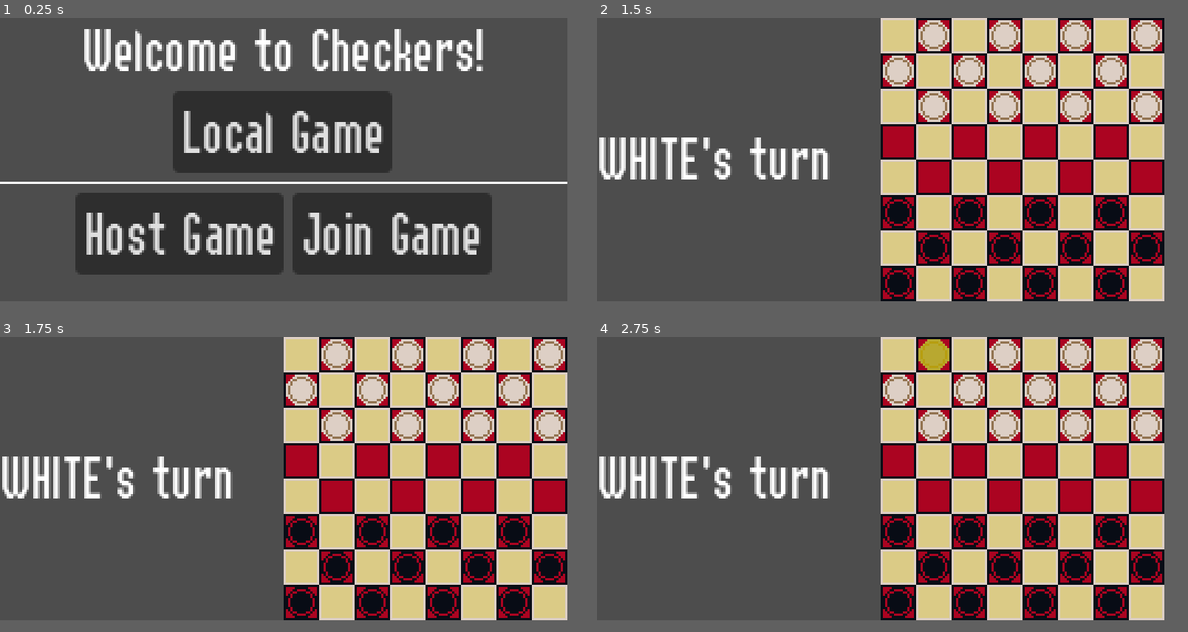
Above: before the commit, frames 1-4 (two rows, left to right).
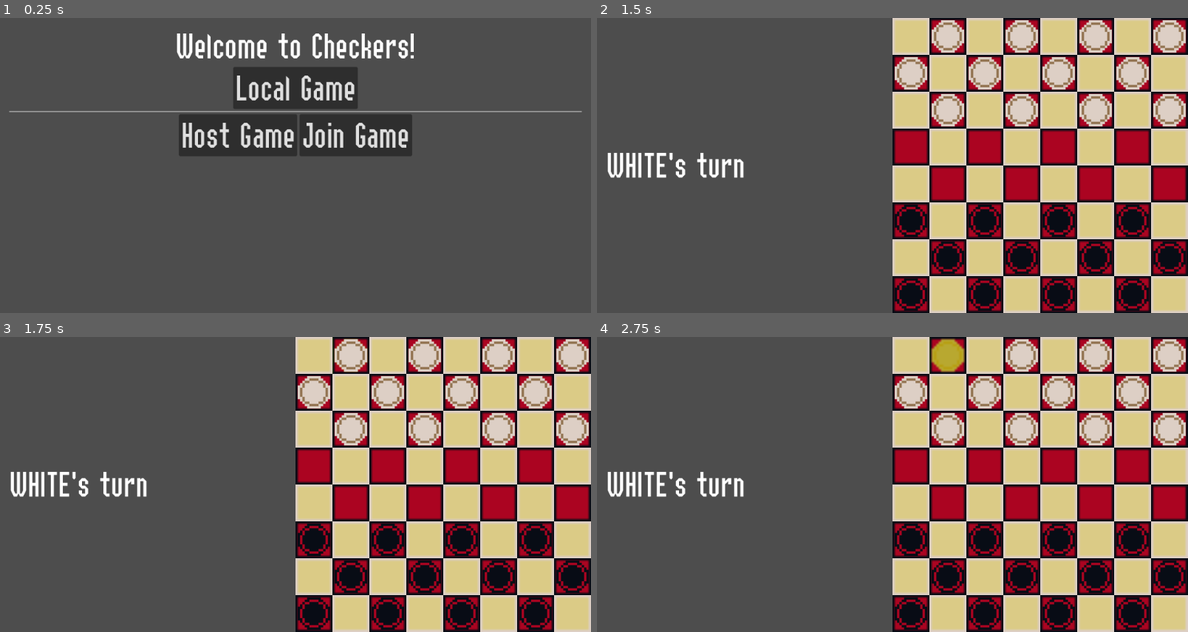
Above: after the commit, the same moments.

Repository: k4gi/boardplayer
Game: Godot game, scene res://CheckersMain.tscn
Two runs of this game, one before a commit and one after it. Both use one fixed random seed, a clock stepped at 60 frames per second and the inputs below.
Inputs (mouse positions are in pixels of both pictures, inside the frame that each line leads up to):
- Up to frame 1 (0.25 s): no input
- Up to frame 2 (1.5 s): click "Local Game" at 0.5 s; tap Enter at 1.25 s; move the mouse to (933, 35) at 1.27 s; click (933, 35) at 1.42 s
- Up to frame 3 (1.75 s): no input
- Up to frame 4 (2.75 s): tap Space at 2 s; move the mouse to (1004, 354) at 2.02 s; click (1004, 354) at 2.17 s
In our replay, the window is 768x384 before the commit and 800x400 after it. These sizes can differ from the game's own. Grey fills any space a smaller window leaves; there, only what the larger window draws over its background counts as a difference.

The runs differ from the first frame. In frame 1, 33% of the frame differs, in the area x 0-99%, y 3-87%; in frame 2, 42%; in frame 3, 42%; in frame 4, 42%, in the area x 0-100%, y 0-100%.

Commit message:
godot 4 has changed a lot of things . . .

Diff:
--- /dev/null
+++ b/BigTextTheme.tres
@@ -0,0 +1,7 @@
+[gd_resource type="Theme" load_steps=2 format=3 uid="uid://tvwj3tis3sd3"]
+
+[ext_resource type="FontFile" uid="uid://bqdqn3xfualnl" path="res://Yulong_Font_1_0/OpenType (.otf)/Yulong-Regular.otf" id="1_t8rdv"]
+
+[resource]
+default_font = ExtResource("1_t8rdv")
+default_font_size = 64
--- a/CheckersGame.tscn
+++ b/CheckersGame.tscn
@@ -17,6 +17,7 @@
 script = ExtResource("1_fpw4d")
 
 [node name="Board" type="TileMap" parent="."]
+scale = Vector2(4, 4)
 tile_set = SubResource("TileSet_podp4")
 format = 2
 layer_0/tile_data = PackedInt32Array(0, 1, 0, 2, 1, 0, 4, 1, 0, 6, 1, 0, 131072, 1, 0, 262144, 1, 0, 393216, 1, 0, 3932 …(893 unchanged characters)…
--- a/CheckersMain.gd
+++ b/CheckersMain.gd
@@ -16,7 +16,7 @@
 	get_node("%MainMenu").set_visible(false)
 
 	CheckersGame = CHECKERS_GAME.instantiate()
-	CheckersGame.set_position(Vector2i(128,0))
+	CheckersGame.set_position(Vector2i(512,0))
 	CheckersGame.turn_toggled.connect(_on_checkers_game_turn_toggled)
 	CheckersGame.game_won.connect(_on_checkers_game_game_won)
 	add_child(CheckersGame)
--- a/CheckersMain.tscn
+++ b/CheckersMain.tscn
@@ -1,173 +1,215 @@
-[gd_scene load_steps=3 format=3 uid="uid://dkhy1km40x481"]
+[gd_scene load_steps=4 format=3 uid="uid://dkhy1km40x481"]
 
 [ext_resource type="Script" path="res://CheckersMain.gd" id="1_farx3"]
 [ext_resource type="Theme" uid="uid://d2vr315te7cd8" path="res://DefaultTheme.tres" id="3_183qv"]
+[ext_resource type="Theme" uid="uid://tvwj3tis3sd3" path="res://BigTextTheme.tres" id="3_cfsq8"]
 
 [node name="CheckersMain" type="Node2D"]
 script = ExtResource("1_farx3")
 
-[node name="VBoxUI" type="VBoxContainer" parent="."]
-offset_right = 256.0
-offset_bottom = 128.0
+[node name="MarginContainer" type="MarginContainer" parent="."]
+custom_minimum_size = Vector2i(1024, 512)
+offset_right = 412.0
+offset_bottom = 227.0
 theme = ExtResource("3_183qv")
-
-[node name="MainMenu" type="VBoxContainer" parent="VBoxUI"]
-unique_name_in_owner = true
-layout_mode = 2
-offset_right = 256.0
-offset_bottom = 119.0
-
-[node name="Label" type="Label" parent="VBoxUI/MainMenu"]
-layout_mode = 2
-offset_right = 256.0
-offset_bottom = 32.0
+metadata/_edit_use_anchors_ = true
+
+[node name="VBoxUI" type="VBoxContainer" parent="MarginContainer"]
+layout_mode = 2
+offset_left = 16.0
+offset_top = 16.0
+offset_right = 1008.0
+offset_bottom = 496.0
+grow_horizontal = 2
+grow_vertical = 2
+
+[node name="MainMenu" type="VBoxContainer" parent="MarginContainer/VBoxUI"]
+unique_name_in_owner = true
+layout_mode = 2
+offset_right = 992.0
+offset_bottom = 227.0
+theme = ExtResource("3_cfsq8")
+
+[node name="Label" type="Label" parent="MarginContainer/VBoxUI/MainMenu"]
+layout_mode = 2
+offset_right = 992.0
+offset_bottom = 68.0
 text = "Welcome to Checkers!"
 horizontal_alignment = 1
 
-[node name="LocalGame" type="Button" parent="VBoxUI/MainMenu"]
-layout_mode = 2
-offset_left = 79.0
-offset_top = 36.0
-offset_right = 176.0
+[node name="LocalGame" type="Button" parent="MarginContainer/VBoxUI/MainMenu"]
+layout_mode = 2
+offset_left = 389.0
+offset_top = 72.0
+offset_right = 603.0
+offset_bottom = 145.0
+size_flags_horizontal = 4
+text = "Local Game"
+
+[node name="ColorRect" type="ColorRect" parent="MarginContainer/VBoxUI/MainMenu"]
+custom_minimum_size = Vector2i(0, 1)
+layout_mode = 2
+offset_top = 149.0
+offset_right = 992.0
+offset_bottom = 150.0
+
+[node name="HBoxContainer" type="HBoxContainer" parent="MarginContainer/VBoxUI/MainMenu"]
+layout_mode = 2
+offset_left = 296.0
+offset_top = 154.0
+offset_right = 696.0
+offset_bottom = 227.0
+size_flags_horizontal = 4
+
+[node name="HostGame" type="Button" parent="MarginContainer/VBoxUI/MainMenu/HBoxContainer"]
+layout_mode = 2
+offset_right = 203.0
 offset_bottom = 73.0
-size_flags_horizontal = 4
-text = "Local Game"
-
-[node name="ColorRect" type="ColorRect" parent="VBoxUI/MainMenu"]
-custom_minimum_size = Vector2i(0, 1)
-layout_mode = 2
-offset_top = 77.0
-offset_right = 256.0
-offset_bottom = 78.0
-
-[node name="HBoxContainer" type="HBoxContainer" parent="VBoxUI/MainMenu"]
-layout_mode = 2
-offset_left = 36.0
-offset_top = 82.0
-offset_right = 220.0
-offset_bottom = 119.0
-size_flags_horizontal = 4
-
-[node name="HostGame" type="Button" parent="VBoxUI/MainMenu/HBoxContainer"]
-layout_mode = 2
-offset_right = 92.0
-offset_bottom = 37.0
 text = "Host Game"
 
-[node name="JoinGame" type="Button" parent="VBoxUI/MainMenu/HBoxContainer"]
-layout_mode = 2
-offset_left = 96.0
-offset_right = 184.0
-offset_bottom = 37.0
+[node name="JoinGame" type="Button" parent="MarginContainer/VBoxUI/MainMenu/HBoxContainer"]
+layout_mode = 2
+offset_left = 207.0
+offset_right = 400.0
+offset_bottom = 73.0
 text = "Join Game"
 
-[node name="TurnDisplay" type="HBoxContainer" parent="VBoxUI"]
+[node name="TurnDisplay" type="HBoxContainer" parent="MarginContainer/VBoxUI"]
 unique_name_in_owner = true
 visible = false
 layout_mode = 2
-offset_right = 256.0
-offset_bottom = 128.0
+offset_top = 231.0
+offset_right = 992.0
+offset_bottom = 480.0
 size_flags_vertical = 3
+theme = ExtResource("3_cfsq8")
 theme_override_constants/separation = 0
 
-[node name="Out" type="Label" parent="VBoxUI/TurnDisplay"]
-layout_mode = 2
-offset_top = 48.0
-offset_right = 46.0
-offset_bottom = 80.0
+[node name="Out" type="Label" parent="MarginContainer/VBoxUI/TurnDisplay"]
+layout_mode = 2
+offset_top = 90.0
+offset_right = 106.0
+offset_bottom = 158.0
 text = "White"
 uppercase = true
 
-[node name="Label2" type="Label" parent="VBoxUI/TurnDisplay"]
-layout_mode = 2
-offset_left = 46.0
-offset_top = 48.0
-offset_right = 103.0
-offset_bottom = 80.0
+[node name="Label2" type="Label" parent="MarginContainer/VBoxUI/TurnDisplay"]
+layout_mode = 2
+offset_left = 106.0
+offset_top = 90.0
+offset_right = 238.0
+offset_bottom = 158.0
 text = "'s turn"
 
-[node name="WinResult" type="VBoxContainer" parent="VBoxUI"]
+[node name="WinResult" type="VBoxContainer" parent="MarginContainer/VBoxUI"]
 unique_name_in_owner = true
 visible = false
 custom_minimum_size = Vector2i(128, 0)
 layout_mode = 2
-offset_right = 128.0
-offset_bottom = 117.0
+offset_top = 231.0
+offset_right = 233.0
+offset_bottom = 484.0
 size_flags_horizontal = 0
+theme = ExtResource("3_cfsq8")
 theme_override_constants/separation = 0
 
-[node name="Winner" type="HBoxContainer" parent="VBoxUI/WinResult"]
-layout_mode = 2
-offset_right = 128.0
-offset_bottom = 32.0
+[node name="Winner" type="HBoxContainer" parent="MarginContainer/VBoxUI/WinResult"]
+layout_mode = 2
+offset_right = 233.0
+offset_bottom = 68.0
 theme_override_constants/separation = 0
 
-[node name="Out" type="Label" parent="VBoxUI/WinResult/Winner"]
-layout_mode = 2
-offset_right = 64.0
-offset_bottom = 32.0
+[node name="Out" type="Label" parent="MarginContainer/VBoxUI/WinResult/Winner"]
+layout_mode = 2
+offset_right = 121.0
+offset_bottom = 68.0
 size_flags_horizontal = 3
 text = "no-one"
 horizontal_alignment = 2
 uppercase = true
 
-[node name="Label2" type="Label" parent="VBoxUI/WinResult/Winner"]
-layout_mode = 2
-offset_left = 64.0
-offset_right = 128.0
-offset_bottom = 32.0
+[node name="Label2" type="Label" parent="MarginContainer/VBoxUI/WinResult/Winner"]
+layout_mode = 2
+offset_left = 121.0
+offset_right = 233.0
+offset_bottom = 68.0
 size_flags_horizontal = 3
 text = " wins!"
 
-[node name="Score" type="HBoxContainer" parent="VBoxUI/WinResult"]
-layout_mode = 2
-offset_left = 22.0
-offset_top = 32.0
-offset_right = 106.0
+[node name="Score" type="HBoxContainer" parent="MarginContainer/VBoxUI/WinResult"]
+layout_mode = 2
+offset_left = 16.0
+offset_top = 68.0
+offset_right = 217.0
+offset_bottom = 124.0
+size_flags_horizontal = 4
+
+[node name="Label" type="Label" parent="MarginContainer/VBoxUI/WinResult/Score"]
+layout_mode = 2
+offset_right = 69.0
 offset_bottom = 56.0
-size_flags_horizontal = 4
-
-[node name="Label" type="Label" parent="VBoxUI/WinResult/Score"]
-layout_mode = 2
-offset_right = 27.0
-offset_bottom = 24.0
-theme_override_font_sizes/font_size = 20
+theme_override_font_sizes/font_size = 52
 text = "with"
 
-[node name="Out" type="Label" parent="VBoxUI/WinResult/Score"]
-layout_mode = 2
-offset_left = 31.0
-offset_right = 43.0
-offset_bottom = 24.0
-theme_override_font_sizes/font_size = 20
+[node name="Out" type="Label" parent="MarginContainer/VBoxUI/WinResult/Score"]
+layout_mode = 2
+offset_left = 73.0
+offset_right = 103.0
+offset_bottom = 56.0
+theme_override_font_sizes/font_size = 52
 text = "12"
 
-[node name="Label3" type="Label" parent="VBoxUI/WinResult/Score"]
-layout_mode = 2
-offset_left = 47.0
-offset_right = 84.0
-offset_bottom = 24.0
-theme_override_font_sizes/font_size = 20
+[node name="Label3" type="Label" parent="MarginContainer/VBoxUI/WinResult/Score"]
+layout_mode = 2
+offset_left = 107.0
+offset_right = 201.0
+offset_bottom = 56.0
+theme_override_font_sizes/font_size = 52
 text = "pieces"
 
-[node name="Label" type="Label" parent="VBoxUI/WinResult"]
-layout_mode = 2
-offset_left = 35.0
-offset_top = 56.0
-offset_right = 92.0
-offset_bottom = 80.0
-size_flags_horizontal = 4
-theme_override_font_sizes/font_size = 20
+[node name="Label" type="Label" parent="MarginContainer/VBoxUI/WinResult"]
+layout_mode = 2
+offset_left = 43.0
+offset_top = 124.0
+offset_right = 189.0
+offset_bottom = 180.0
+size_flags_horizontal = 4
+theme_override_font_sizes/font_size = 52
 text = "remaining"
 
-[node name="PlayAgain" type="Button" parent="VBoxUI/WinResult"]
+[node name="PlayAgain" type="Button" parent="MarginContainer/VBoxUI/WinResult"]
 layout_mode = 2
 offset_left = 20.0
-offset_top = 80.0
-offset_right = 108.0
-offset_bottom = 117.0
+offset_top = 180.0
+offset_right = 213.0
+offset_bottom = 253.0
 size_flags_horizontal = 4
 text = "Play again"
+
+[node name="Chat" type="VBoxContainer" parent="MarginContainer/VBoxUI"]
+unique_name_in_owner = true
+visible = false
+layout_mode = 2
+offset_top = 231.0
+offset_right = 992.0
+offset_bottom = 480.0
+size_flags_vertical = 3
+
+[node name="TextEdit" type="TextEdit" parent="MarginContainer/VBoxUI/Chat"]
+custom_minimum_size = Vector2i(480, 0)
+layout_mode = 2
+offset_right = 480.0
+offset_bottom = 249.0
+size_flags_horizontal = 0
+size_flags_vertical = 3
+text = "	Tab"
+placeholder_text = "Text is supposed to go here"
+editable = false
+drag_and_drop_selection_enabled = false
+virtual_keyboard_enabled = false
+middle_mouse_paste_enabled = false
+wrap_mode = 1
+draw_tabs = true
 
 [node name="Players" type="Node" parent="."]
 
@@ -175,7 +217,7 @@
 _spawnable_scenes = PackedStringArray("res://Player.tscn")
 spawn_path = NodePath("../Players")
 
-[connection signal="pressed" from="VBoxUI/MainMenu/LocalGame" to="." method="_on_local_game_pressed"]
-[connection signal="pressed" from="VBoxUI/MainMenu/HBoxContainer/HostGame" to="." method="_on_host_game_pressed"]
-[connection signal="pressed" from="VBoxUI/MainMenu/HBoxContainer/JoinGame" to="." method="_on_join_game_pressed"]
-[connection signal="pressed" from="VBoxUI/WinResult/PlayAgain" to="." method="_on_play_again_pressed"]
+[connection signal="pressed" from="MarginContainer/VBoxUI/MainMenu/LocalGame" to="." method="_on_local_game_pressed"]
+[connection signal="pressed" from="MarginContainer/VBoxUI/MainMenu/HBoxContainer/HostGame" to="." method="_on_host_game_pressed"]
+[connection signal="pressed" from="MarginContainer/VBoxUI/MainMenu/HBoxContainer/JoinGame" to="." method="_on_join_game_pressed"]
+[connection signal="pressed" from="MarginContainer/VBoxUI/WinResult/PlayAgain" to="." method="_on_play_again_pressed"]
--- a/DefaultTheme.tres
+++ b/DefaultTheme.tres
@@ -5,3 +5,8 @@
 [resource]
 default_font = ExtResource("1_t32ao")
 default_font_size = 28
+MarginContainer/constants/margin_bottom = 16
+MarginContainer/constants/margin_left = 16
+MarginContainer/constants/margin_right = 16
+MarginContainer/constants/margin_top = 16
+TextEdit/colors/font_readonly_color = Color(1, 1, 1, 1)
--- a/project.godot
+++ b/project.godot
@@ -17,8 +17,8 @@
 
 [display]
 
-window/size/viewport_width=256
-window/size/viewport_height=128
+window/size/viewport_width=1024
+window/size/viewport_height=512
 window/stretch/mode="viewport"
 
 [rendering]
